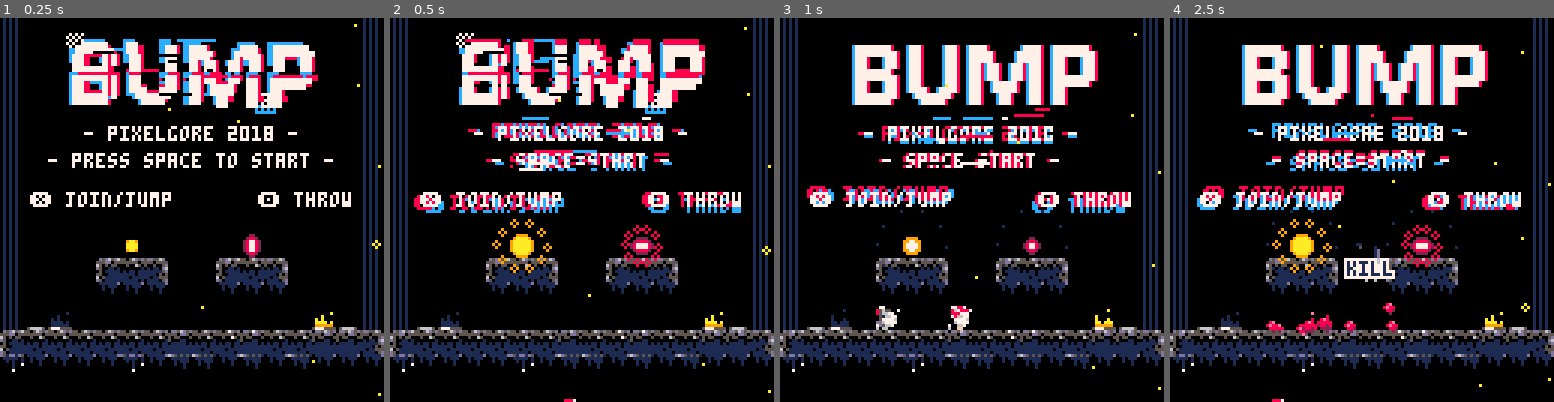
Above: before the commit, frames 1-4 (left to right).
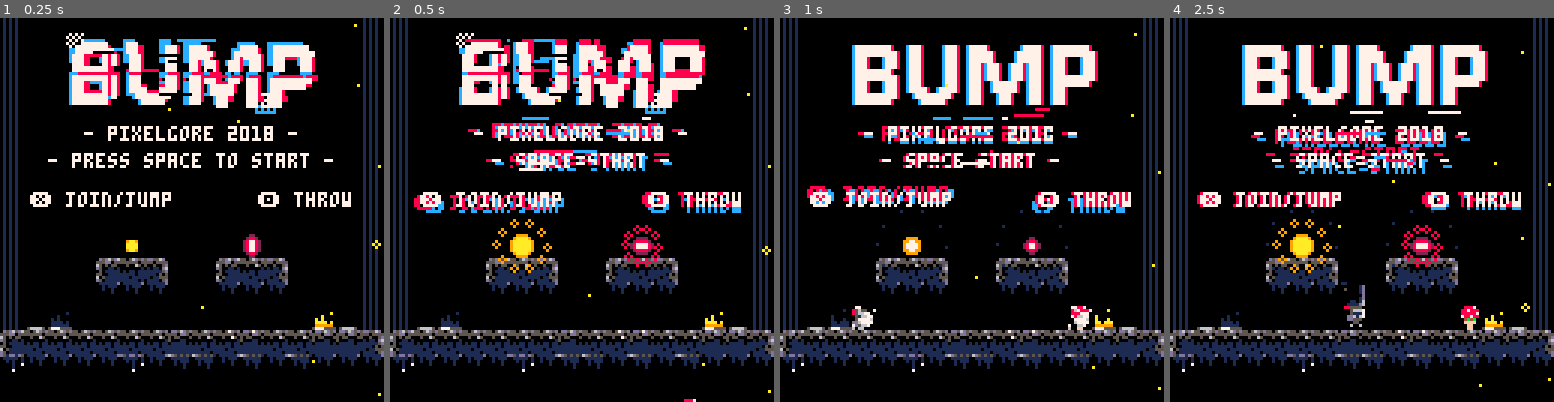
Above: after the commit, the same moments.

Repository: wesen/carts
Game: PICO-8 cartridge games/bump/bump.p8
The game is run twice, just before and just after one commit, with the same random seed, the same clock (stepped at 60 frames per second) and the same inputs.
Inputs:
- Up to frame 1 (0.25 s): no input
- Up to frame 2 (0.5 s): tap X (X key) at 0.33 s
- Up to frame 3 (1 s): tap O (Z key) at 0.7 s
- Up to frame 4 (2.5 s): tap X (X key) at 1.07, 1.85 s; hold Right 1.6-2.1 s; tap O (Z key) at 1.7, 2.1 s; hold Up 2.15-2.42 s; hold Right from 2.47 s (still down)

Frame 1 is identical in both runs. In frame 2, less than 0.1% of the frame differs, in the area x 45-80%, y 99-100%; in frame 3, 1.0%; in frame 4, 6.1%, in the area x 7-92%, y 24-100%.

Commit message:
Spawn at spawn point furthest away

Diff:
--- a/games/bump/bump.p8
+++ b/games/bump/bump.p8
@@ -699,8 +699,25 @@
 end
 
 function cls_room:spawn_player(input_port)
- -- xxx potentially find better spawn locatiosn
- local spawn_pos = rnd_elt(self.spawn_locations)
+ local max_spawn_dist=0
+ local spawn_pos
+ for pos in all(self.spawn_locations) do
+  local min_dist=10000
+  for p in all(players) do
+   local dist=sqrt((pos.x-p.x)^2+(pos.y-p.y)^2)
+   if (dist<min_dist) min_dist=dist
+  end
+  for p in all(spawn_points) do
+   local dist=sqrt((pos.x-p.x)^2+(pos.y-p.y)^2)
+   if (dist<min_dist) min_dist=dist
+  end
+  if min_dist>max_spawn_dist then
+   spawn_pos=pos
+   max_spawn_dist=min_dist
+  end
+ end
+
+ if (spawn_pos==nil) spawn_pos=rnd_elt(self.spawn_locations)
  local spawn=cls_spawn.init(spawn_pos, input_port)
  connected_players[input_port]=true
  return spawn
@@ -1349,6 +1366,7 @@
 end
 
 spr_spawn_point=1
+spawn_points={}
 
 cls_spawn=class(function(self,pos,input_port)
  self.x=pos.x
@@ -1362,6 +1380,7 @@
   self:cr_spawn()
  end)
  add(particles,self)
+ add(spawn_points,self)
 end)
 
 
@@ -1371,6 +1390,7 @@
 function cls_spawn:cr_spawn()
  cr_move_to(self,self.target_x,self.target_y,1,inexpo)
  del(particles,self)
+ del(spawn_points,self)
  local player=cls_player.init(v2(self.target_x,self.target_y), self.input_port)
  player.is_doppelgaenger=self.is_doppelgaenger
  cls_smoke.init(v2(self.x,self.y),spr_full_smoke,0)
--- a/games/bump/room.lua
+++ b/games/bump/room.lua
@@ -35,8 +35,25 @@
 end
 
 function cls_room:spawn_player(input_port)
- -- xxx potentially find better spawn locatiosn
- local spawn_pos = rnd_elt(self.spawn_locations)
+ local max_spawn_dist=0
+ local spawn_pos
+ for pos in all(self.spawn_locations) do
+  local min_dist=10000
+  for p in all(players) do
+   local dist=sqrt((pos.x-p.x)^2+(pos.y-p.y)^2)
+   if (dist<min_dist) min_dist=dist
+  end
+  for p in all(spawn_points) do
+   local dist=sqrt((pos.x-p.x)^2+(pos.y-p.y)^2)
+   if (dist<min_dist) min_dist=dist
+  end
+  if min_dist>max_spawn_dist then
+   spawn_pos=pos
+   max_spawn_dist=min_dist
+  end
+ end
+
+ if (spawn_pos==nil) spawn_pos=rnd_elt(self.spawn_locations)
  local spawn=cls_spawn.init(spawn_pos, input_port)
  connected_players[input_port]=true
  return spawn
--- a/games/bump/spawn.lua
+++ b/games/bump/spawn.lua
@@ -1,4 +1,5 @@
 spr_spawn_point=1
+spawn_points={}
 
 cls_spawn=class(function(self,pos,input_port)
  self.x=pos.x
@@ -12,6 +13,7 @@
   self:cr_spawn()
  end)
  add(particles,self)
+ add(spawn_points,self)
 end)
 
 
@@ -21,6 +23,7 @@
 function cls_spawn:cr_spawn()
  cr_move_to(self,self.target_x,self.target_y,1,inexpo)
  del(particles,self)
+ del(spawn_points,self)
  local player=cls_player.init(v2(self.target_x,self.target_y), self.input_port)
  player.is_doppelgaenger=self.is_doppelgaenger
  cls_smoke.init(v2(self.x,self.y),spr_full_smoke,0)
Not shown, changed: fx-editor/js/main.js
